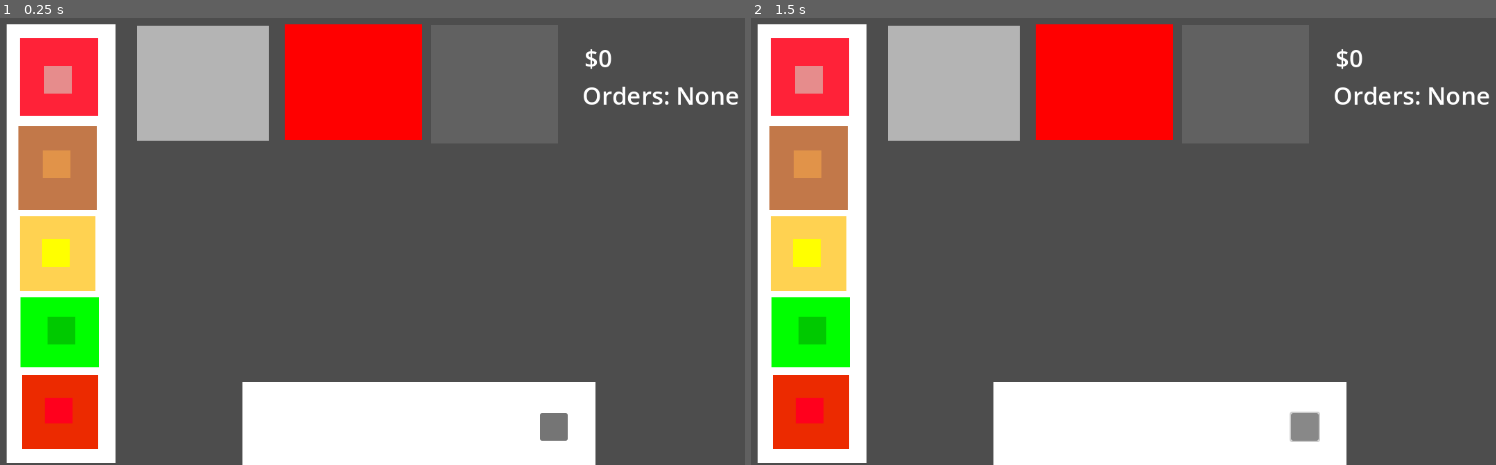
Above: before the commit, frames 1-2 (left to right).
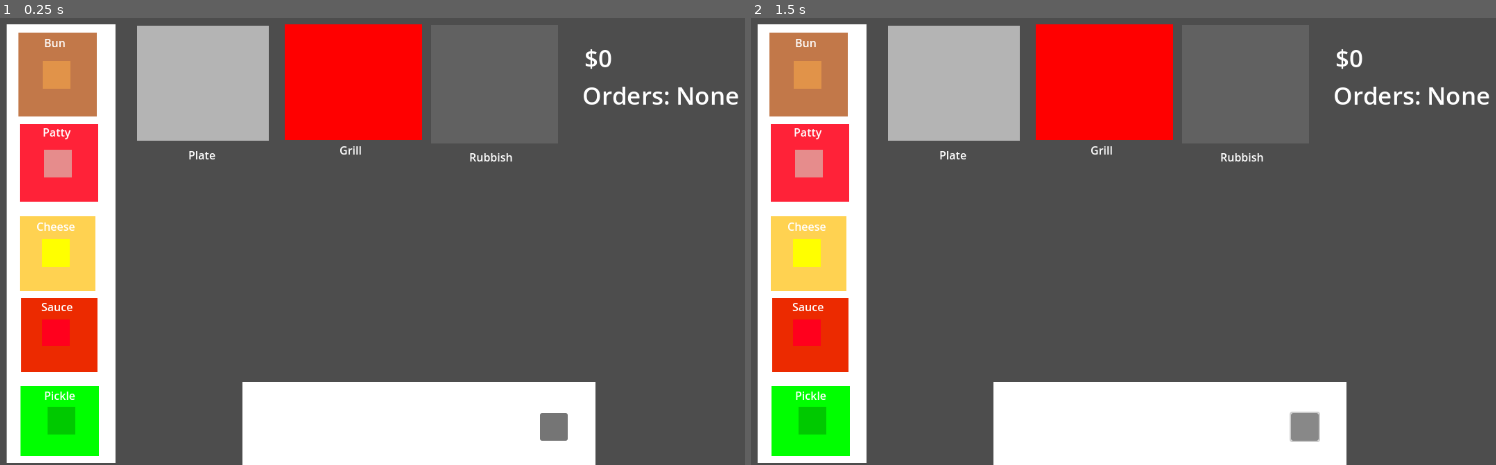
Above: after the commit, the same moments.

Repository: MooseGamerL/BananaPants
Game: Godot game, scene res://Scenes/main.tscn
Same seed, same stepped clock (60 frames per second), same inputs: the game is played once before the commit and once after it.
Inputs (mouse positions are in pixels of both pictures, inside the frame that each line leads up to):
- Up to frame 1 (0.25 s): no input
- Up to frame 2 (1.5 s): click (1302, 424) at 0.5 s; click (1302, 424) at 1.25 s

The runs differ from the first frame. In frame 1, 8.0% of the frame differs, in the area x 2-69%, y 3-98%; in frame 2, 8.0%.

Commit message:
v1.85
added bin and labels. using bin takes away money

Diff:
--- a/Scenes/Main.gd
+++ b/Scenes/Main.gd
@@ -9,7 +9,7 @@
 const MAX_SPEED_BONUS := 3
 
 @onready var plate: Plate = $Plate/Plate
-@onready var patty = $Patty
+@onready var patty = $"Bins/Patty Bin/Patty"
 @onready var money_label: Label = $"Money Label"
 @onready var serve_button: Button = $ServeButton
 @onready var result_label: Label = $ResultLabel
@@ -21,7 +21,15 @@
 	print("ready")
 	serve_button.pressed.connect(on_serve)
 	order_start_ms = Time.get_ticks_msec()
+	for item in get_tree().get_nodes_in_group("draggables"):
+		print("connecting")
+		item.wasted.connect(on_item_wasted)
 	update_money()
+
+func on_item_wasted(cost: int) -> void:
+	money = max(0, money - cost)
+	update_money()
+	print("binned: -$%d" % cost)
 
 func on_serve() -> void:
 	print("nsdiurhiusehir")
--- a/Scenes/main.tscn
+++ b/Scenes/main.tscn
@@ -11,15 +11,17 @@
 
 [sub_resource type="RectangleShape2D" id="RectangleShape2D_8gbba"]
 
+[sub_resource type="RectangleShape2D" id="RectangleShape2D_jjvhh"]
+
+[sub_resource type="RectangleShape2D" id="RectangleShape2D_bo1nx"]
+
+[sub_resource type="RectangleShape2D" id="RectangleShape2D_kry3j"]
+
+[sub_resource type="RectangleShape2D" id="RectangleShape2D_6bp64"]
+
 [sub_resource type="RectangleShape2D" id="RectangleShape2D_21xkr"]
 
-[sub_resource type="RectangleShape2D" id="RectangleShape2D_6bp64"]
-
-[sub_resource type="RectangleShape2D" id="RectangleShape2D_bo1nx"]
-
-[sub_resource type="RectangleShape2D" id="RectangleShape2D_jjvhh"]
-
-[sub_resource type="RectangleShape2D" id="RectangleShape2D_kry3j"]
+[sub_resource type="RectangleShape2D" id="RectangleShape2D_344ge"]
 
 [node name="Main" type="Node2D"]
 script = ExtResource("1_kry3j")
@@ -38,6 +40,15 @@
 [node name="CollisionShape2D" type="CollisionShape2D" parent="Grill/GrillZone"]
 shape = SubResource("RectangleShape2D_jjgbg")
 
+[node name="Label" type="Label" parent="Grill"]
+layout_mode = 0
+offset_left = 79.0
+offset_top = 170.0
+offset_right = 119.0
+offset_bottom = 219.0
+text = "Grill
+"
+
 [node name="Plate" type="ColorRect" parent="."]
 offset_left = 199.0
 offset_top = 14.0
@@ -54,6 +65,15 @@
 [node name="CollisionShape2D" type="CollisionShape2D" parent="Plate/Plate"]
 shape = SubResource("RectangleShape2D_8gbba")
 
+[node name="Label" type="Label" parent="Plate"]
+layout_mode = 0
+offset_left = 74.0
+offset_top = 175.0
+offset_right = 114.0
+offset_bottom = 224.0
+text = "Plate
+"
+
 [node name="Bins" type="ColorRect" parent="."]
 offset_left = 11.0
 offset_top = 12.0
@@ -63,10 +83,71 @@
 [node name="Bun Bin" type="ColorRect" parent="Bins"]
 layout_mode = 0
 offset_left = 17.0
-offset_top = 147.0
+offset_top = 11.525
 offset_right = 130.0
-offset_bottom = 268.0
+offset_bottom = 132.525
 color = Color(0.762355, 0.471963, 0.286197, 1)
+
+[node name="Bun" type="Area2D" parent="Bins/Bun Bin"]
+position = Vector2(55, 60.51)
+scale = Vector2(2, 2)
+script = ExtResource("4_jjvhh")
+ingredient_name = "bun"
+
+[node name="CollisionShape2D" type="CollisionShape2D" parent="Bins/Bun Bin/Bun"]
+shape = SubResource("RectangleShape2D_jjvhh")
+
+[node name="ColorRect" type="ColorRect" parent="Bins/Bun Bin/Bun"]
+offset_left = -10.0
+offset_top = -10.0
+offset_right = 10.0
+offset_bottom = 10.0
+color = Color(0.882353, 0.576471, 0.286275, 1)
+
+[node name="Label" type="Label" parent="Bins/Bun Bin"]
+layout_mode = 0
+offset_left = 37.0
+offset_top = 3.475
+offset_right = 77.0
+offset_bottom = 52.475
+text = "Bun
+"
+
+[node name="Patty Bin" type="ColorRect" parent="Bins"]
+layout_mode = 0
+offset_left = 19.0
+offset_top = 143.81
+offset_right = 132.0
+offset_bottom = 255.81
+color = Color(1, 0.132984, 0.218307, 1)
+
+[node name="Patty" type="Area2D" parent="Bins/Patty Bin"]
+position = Vector2(55, 57.175)
+script = ExtResource("1_jjgbg")
+metadata/_edit_group_ = true
+
+[node name="Shape" type="CollisionShape2D" parent="Bins/Patty Bin/Patty"]
+scale = Vector2(2, 2)
+shape = SubResource("RectangleShape2D_bo1nx")
+
+[node name="CookTimer" type="Timer" parent="Bins/Patty Bin/Patty"]
+wait_time = 3.0
+autostart = true
+
+[node name="Visual" type="ColorRect" parent="Bins/Patty Bin/Patty"]
+offset_left = -20.0
+offset_top = -20.0
+offset_right = 20.0
+offset_bottom = 20.0
+color = Color(0.763202, 0, 0.133048, 1)
+
+[node name="Label" type="Label" parent="Bins/Patty Bin"]
+layout_mode = 0
+offset_left = 33.0
+offset_top = 0.190002
+offset_right = 74.0
+offset_bottom = 23.19
+text = "Patty"
 
 [node name="Cheese Bin" type="ColorRect" parent="Bins"]
 layout_mode = 0
@@ -76,18 +157,76 @@
 offset_bottom = 385.0
 color = Color(1, 0.82143, 0.319012, 1)
 
+[node name="Cheese" type="Area2D" parent="Bins/Cheese Bin"]
+position = Vector2(52.415, 53.35)
+script = ExtResource("4_jjvhh")
+ingredient_name = "cheese"
+
+[node name="CollisionShape2D" type="CollisionShape2D" parent="Bins/Cheese Bin/Cheese"]
+scale = Vector2(2, 2)
+shape = SubResource("RectangleShape2D_kry3j")
+
+[node name="ColorRect" type="ColorRect" parent="Bins/Cheese Bin/Cheese"]
+offset_left = -20.0
+offset_top = -20.0
+offset_right = 20.0
+offset_bottom = 20.0
+color = Color(1, 1, 0, 1)
+
+[node name="Label" type="Label" parent="Bins/Cheese Bin"]
+layout_mode = 0
+offset_left = 24.0
+offset_top = 3.0
+offset_right = 80.0
+offset_bottom = 52.0
+text = "Cheese
+"
+
+[node name="Ketchup Bin" type="ColorRect" parent="Bins"]
+layout_mode = 0
+offset_left = 20.625
+offset_top = 394.79
+offset_right = 130.625
+offset_bottom = 501.79
+color = Color(0.923624, 0.166633, 0, 1)
+
+[node name="Ketchup" type="Area2D" parent="Bins/Ketchup Bin"]
+position = Vector2(50, 50)
+scale = Vector2(1.0051, 0.935247)
+script = ExtResource("4_jjvhh")
+ingredient_name = "sauce"
+
+[node name="CollisionShape2D" type="CollisionShape2D" parent="Bins/Ketchup Bin/Ketchup"]
+scale = Vector2(2, 2)
+shape = SubResource("RectangleShape2D_6bp64")
+
+[node name="ColorRect" type="ColorRect" parent="Bins/Ketchup Bin/Ketchup"]
+offset_left = -20.0
+offset_top = -20.0
+offset_right = 20.0
+offset_bottom = 20.0
+color = Color(1, 0, 0.113725, 1)
+
+[node name="Label" type="Label" parent="Bins/Ketchup Bin"]
+layout_mode = 0
+offset_left = 29.375
+offset_top = 1.20999
+offset_right = 75.375
+offset_bottom = 24.21
+text = "Sauce"
+
 [node name="Pickle Bin" type="ColorRect" parent="Bins"]
 layout_mode = 0
 offset_left = 20.0
-offset_top = 394.0
+offset_top = 522.22
 offset_right = 133.0
-offset_bottom = 495.0
+offset_bottom = 623.22
 color = Color(0, 1, 0, 1)
 
 [node name="Pickle" type="Area2D" parent="Bins/Pickle Bin"]
-position = Vector2(58.545, 48.13)
+position = Vector2(58.545, 50)
 script = ExtResource("4_jjvhh")
-ingredient_name = "Pickle"
+ingredient_name = "pickle"
 
 [node name="CollisionShape2D" type="CollisionShape2D" parent="Bins/Pickle Bin/Pickle"]
 scale = Vector2(2, 2)
@@ -100,38 +239,13 @@
 offset_bottom = 20.0
 color = Color(0, 0.788235, 0, 1)
 
-[node name="Ketchup Bin" type="ColorRect" parent="Bins"]
-layout_mode = 0
-offset_left = 22.0
-offset_top = 506.0
-offset_right = 132.0
-offset_bottom = 613.0
-color = Color(0.923624, 0.166633, 0, 1)
-
-[node name="Ketchup" type="Area2D" parent="Bins/Ketchup Bin"]
-position = Vector2(52.93, 51.78)
-scale = Vector2(1.0051, 0.935247)
-script = ExtResource("4_jjvhh")
-ingredient_name = "Ketchup"
-
-[node name="CollisionShape2D" type="CollisionShape2D" parent="Bins/Ketchup Bin/Ketchup"]
-scale = Vector2(2, 2)
-shape = SubResource("RectangleShape2D_6bp64")
-
-[node name="ColorRect" type="ColorRect" parent="Bins/Ketchup Bin/Ketchup"]
-offset_left = -20.0
-offset_top = -20.0
-offset_right = 20.0
-offset_bottom = 20.0
-color = Color(1, 0, 0.113725, 1)
-
-[node name="Patty Bin" type="ColorRect" parent="Bins"]
-layout_mode = 0
-offset_left = 19.0
-offset_top = 20.0
-offset_right = 132.0
-offset_bottom = 132.0
-color = Color(1, 0.132984, 0.218307, 1)
+[node name="Label" type="Label" parent="Bins/Pickle Bin"]
+layout_mode = 0
+offset_left = 34.0
+offset_top = 1.78003
+offset_right = 80.0
+offset_bottom = 24.78
+text = "Pickle"
 
 [node name="Counter" type="ColorRect" parent="."]
 offset_left = 351.0
@@ -156,62 +270,29 @@
 offset_bottom = 184.0
 color = Color(0.381703, 0.381703, 0.381703, 1)
 
+[node name="Rubbish" type="Area2D" parent="Rubbish"]
+position = Vector2(91.61, 85.545)
+scale = Vector2(9.15, 8.55)
+script = ExtResource("1_bo1nx")
+type = 2
+
+[node name="CollisionShape2D" type="CollisionShape2D" parent="Rubbish/Rubbish"]
+shape = SubResource("RectangleShape2D_344ge")
+
+[node name="Label" type="Label" parent="Rubbish"]
+layout_mode = 0
+offset_left = 55.0
+offset_top = 179.0
+offset_right = 118.0
+offset_bottom = 228.0
+text = "Rubbish
+"
+
 [node name="ServeButton" type="Button" parent="."]
 offset_left = 780.0
 offset_top = 573.0
 offset_right = 820.0
 offset_bottom = 613.0
-
-[node name="Patty" type="Area2D" parent="."]
-position = Vector2(85, 92)
-script = ExtResource("1_jjgbg")
-
-[node name="Shape" type="CollisionShape2D" parent="Patty"]
-scale = Vector2(2, 2)
-shape = SubResource("RectangleShape2D_bo1nx")
-
-[node name="CookTimer" type="Timer" parent="Patty"]
-wait_time = 3.0
-autostart = true
-
-[node name="Visual" type="ColorRect" parent="Patty"]
-offset_left = -20.0
-offset_top = -20.0
-offset_right = 20.0
-offset_bottom = 20.0
-color = Color(0.763202, 0, 0.133048, 1)
-
-[node name="Bun" type="Area2D" parent="."]
-position = Vector2(83, 214)
-scale = Vector2(2, 2)
-script = ExtResource("4_jjvhh")
-ingredient_name = "Bun"
-
-[node name="CollisionShape2D" type="CollisionShape2D" parent="Bun"]
-shape = SubResource("RectangleShape2D_jjvhh")
-
-[node name="ColorRect" type="ColorRect" parent="Bun"]
-offset_left = -10.0
-offset_top = -10.0
-offset_right = 10.0
-offset_bottom = 10.0
-color = Color(0.882353, 0.576471, 0.286275, 1)
-
-[node name="Cheese" type="Area2D" parent="."]
-position = Vector2(82.415, 342.35)
-script = ExtResource("4_jjvhh")
-ingredient_name = "Cheese"
-
-[node name="CollisionShape2D" type="CollisionShape2D" parent="Cheese"]
-scale = Vector2(2, 2)
-shape = SubResource("RectangleShape2D_kry3j")
-
-[node name="ColorRect" type="ColorRect" parent="Cheese"]
-offset_left = -20.0
-offset_top = -20.0
-offset_right = 20.0
-offset_bottom = 20.0
-color = Color(1, 1, 0, 1)
 
 [node name="Order Label" type="Label" parent="."]
 offset_left = 841.0
--- a/Scripts/Draggable.gd
+++ b/Scripts/Draggable.gd
@@ -1,5 +1,7 @@
 class_name Draggable
 extends Area2D
+
+signal wasted(cost: int)
 
 const DRAG_Z := 100
 const DRAG_THRESHOLD := 6.0
@@ -14,6 +16,7 @@
 
 func _ready() -> void:
 	home = global_position
+	add_to_group("draggables")
 	area_entered.connect(_on_area_entered)
 	area_exited.connect(_on_area_exited)
 	ready_extra()
@@ -74,9 +77,24 @@
 		plate.remove(self)
 		plate = null
 
+func bin() -> void:
+	leave_plate()
+	return_home()
+	wasted.emit(waste_cost())
+
 func on_dropped_on_zone(_dropped: DropZone) -> void:
-	if _dropped is Plate:
-		join_plate(_dropped)
+	match _dropped.type:
+		DropZone.Type.PLATE:
+			join_plate(_dropped as Plate)
+		DropZone.Type.RUBBISH:
+			print("binning")
+			bin()
+		_:
+			leave_plate()
+			return_home()
+
+func waste_cost() -> int:
+	return 1
 
 func item_name() -> String:
 	return name
--- a/Scripts/Patty.gd
+++ b/Scripts/Patty.gd
@@ -52,7 +52,8 @@
 			_print_state("on grill")
 		DropZone.Type.RUBBISH:
 			leave_plate()
-			on_grill = false
+			reset_to_bin()
+			wasted.emit(waste_cost())
 			_print_state("rubbish")
 		DropZone.Type.PLATE:
 			print("patty drop on plate")
@@ -76,7 +77,18 @@
 func item_name() -> String:
 	return "patty"
 
+func waste_cost() -> int:
+	return 3
+
 func _print_state(tag: String) -> void:
 	var down := "top" if is_flipped else "bottom"
 	print ("[%s] top=%s bottom=%s (down=%s, on_grill=%s)" % [
 		tag, STATE_NAMES[top_state], STATE_NAMES[bottom_state], down, on_grill])
+
+func reset_to_bin() -> void:
+	return_home()
+	on_grill = false
+	top_state = CookState.RAW
+	bottom_state = CookState.RAW
+	is_flipped = false
+	update_visual()
Not shown: 1 places in Scenes/main.tscn that only renumber resources
